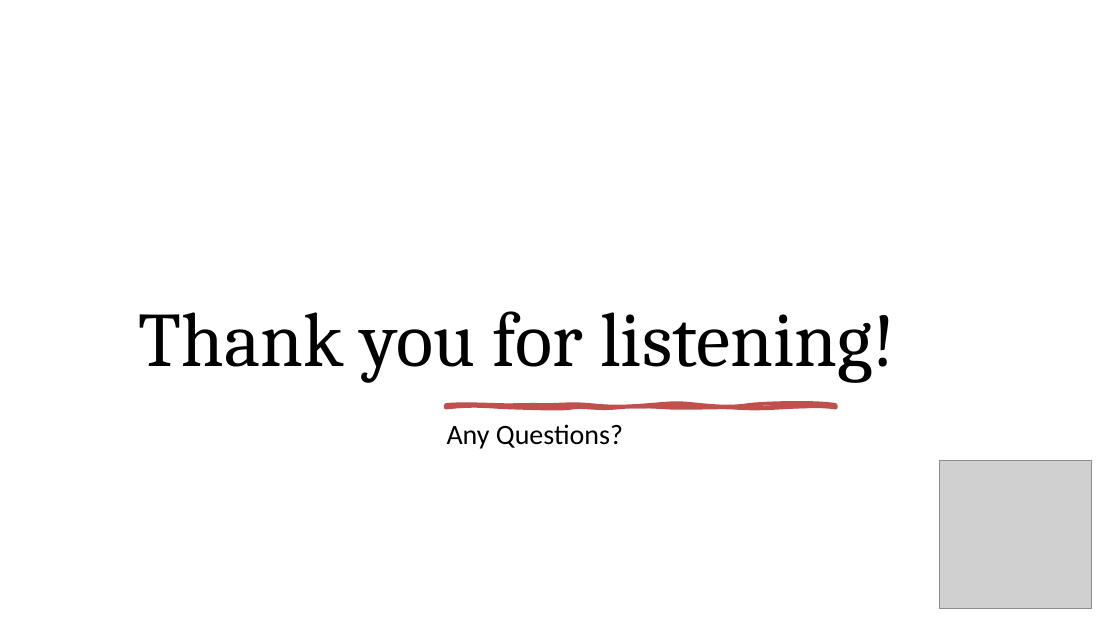
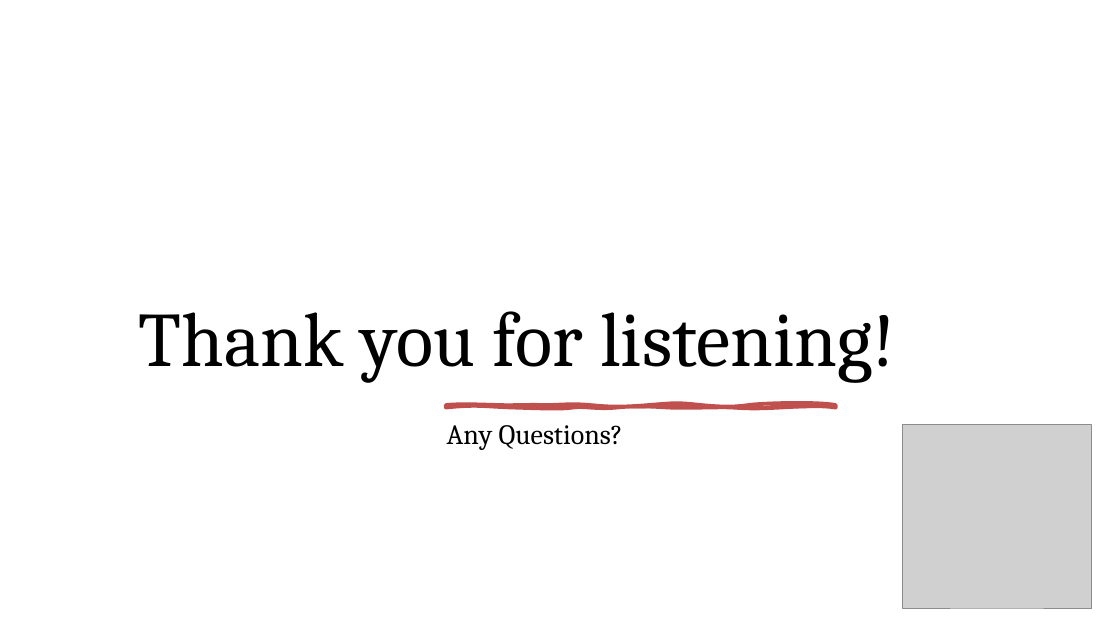
Before and after one commit to beattie1-oss/StatsII_2026, a slide deck: slide 13 of replication/my_answers/Can Warm Behavior Mitigate the Negative Effect.pptx (slide 12 before the commit). Drawn at 1120x630 pixels with LibreOffice and Linux fonts; fonts in the diff are those of the drawing; grey boxes stand for pictures. Boxes give left, top, right and bottom in pixels: in the first picture for what was removed or moved away, otherwise in the second. Text is boxed around its words. In the diff, an @@ line names an element or a change of style, - is before the commit and + after.

```diff
--- a/replication/my_answers/Can Warm Behavior Mitigate the Negative Effect.pptx
+++ b/replication/my_answers/Can Warm Behavior Mitigate the Negative Effect.pptx
@@ text "Any Questions?" at (x1=447, y1=425, x2=623, y2=450): font Calibri to Cambria @@
@@ picture resized from (x1=940, y1=460, x2=1091, y2=608) to (x1=902, y1=424, x2=1091, y2=608) @@
```
Also in this commit, not shown: 11 other slides changed, 1 slide added, 10 other files.
